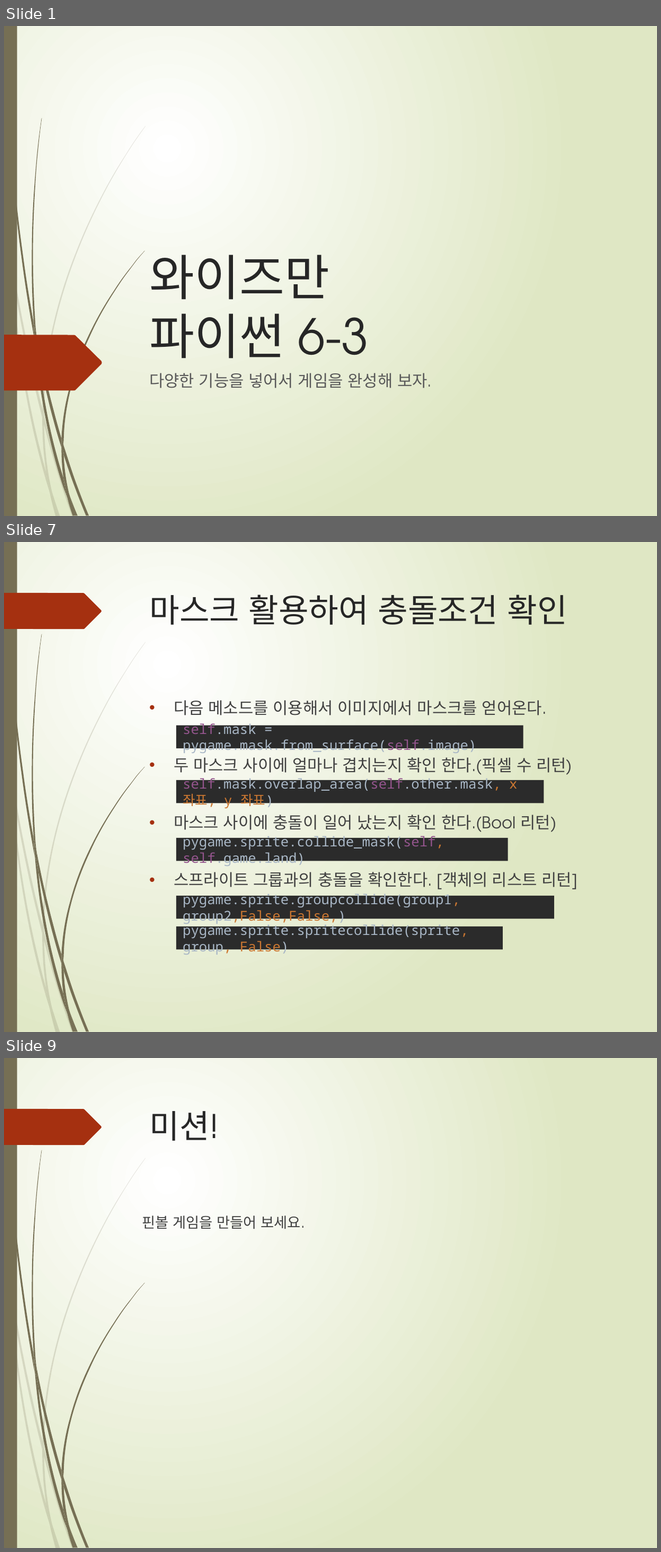
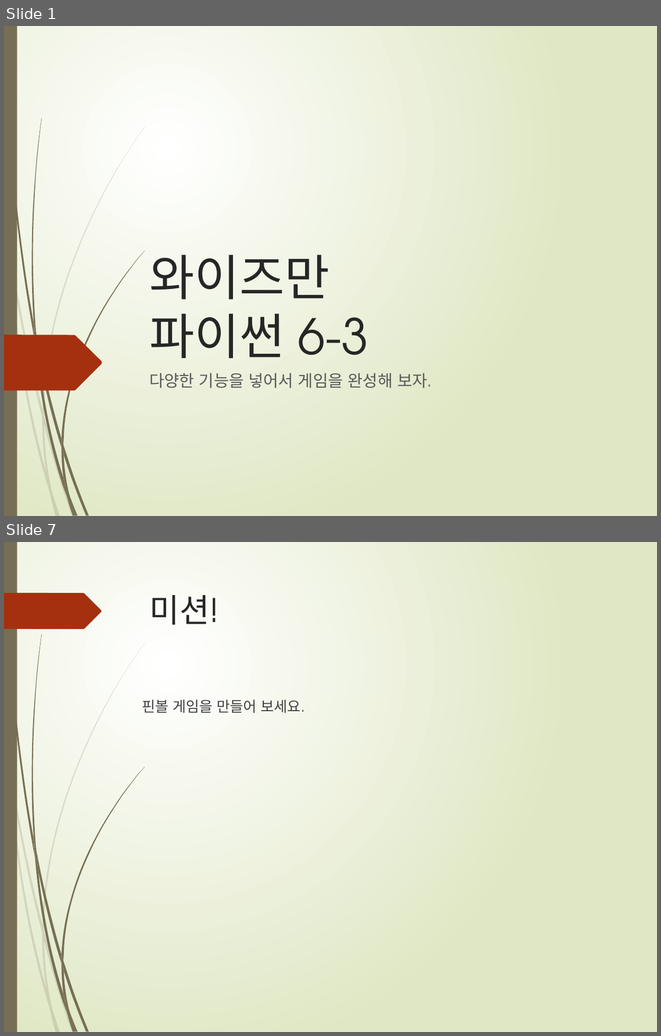
Before and after one commit to freshmea/weizman_python_class, a slide deck: textbook/파이썬6-3교시.pptx. Shown one above the other, each under a label of ours: slides 1, 7 and 9 before the commit, slides 1 and 7 after it; the slides between them are not shown. The pictures are 661x1552 and 661x1036 pixels, drawn with LibreOffice and Linux fonts; fonts in the diff are those of the drawing. Boxes give left, top, right and bottom in pixels: in the first picture for what was removed or moved away, otherwise in the second. Text is boxed around its words. In the diff, an @@ line names an element or a change of style, - is before the commit and + after.

```diff
--- a/textbook/파이썬6-3교시.pptx
+++ b/textbook/파이썬6-3교시.pptx
@@ slide 7 removed at (4, 542, 657, 1032), background gradient #FFFFFF to #DFE8C4; not listed: 24 template elements that a slide beside it also shows @@
@@ title removed at (149, 594, 567, 625) @@
-마스크 활용하여 충돌조건 확인
@@ text removed at (174, 700, 577, 889) @@
-• 다음 메소드를 이용해서 이미지에서 마스크를 얻어온다.
-• 두 마스크 사이에 얼마나 겹치는지 확인 한다.(픽셀 수 리턴)
-• 마스크 사이에 충돌이 일어 났는지 확인 한다.(Bool 리턴)
-• 스프라이트 그룹과의 충돌을 확인한다. [객체의 리스트 리턴]
@@ rectangle removed at (176, 725, 523, 748) @@
-self.mask = pygame.mask.from_surface(self.image)
@@ rectangle removed at (176, 779, 544, 803) @@
-self.mask.overlap_area(self.other.mask, x 좌표, y 좌표)
@@ rectangle removed at (176, 838, 508, 861) @@
-pygame.sprite.collide_mask(self, self.game.land)
@@ rectangle removed at (176, 896, 555, 918) @@
-pygame.sprite.groupcollide(group1, group2,False,False,)
@@ rectangle removed at (176, 926, 503, 949) @@
-pygame.sprite.spritecollide(sprite, group, False)
@@ what was slide 9 is now slide 7 @@
```
Also in this commit, not shown: 1 slide changed, 4 slides added, 5 other slides removed, 1 other file.
